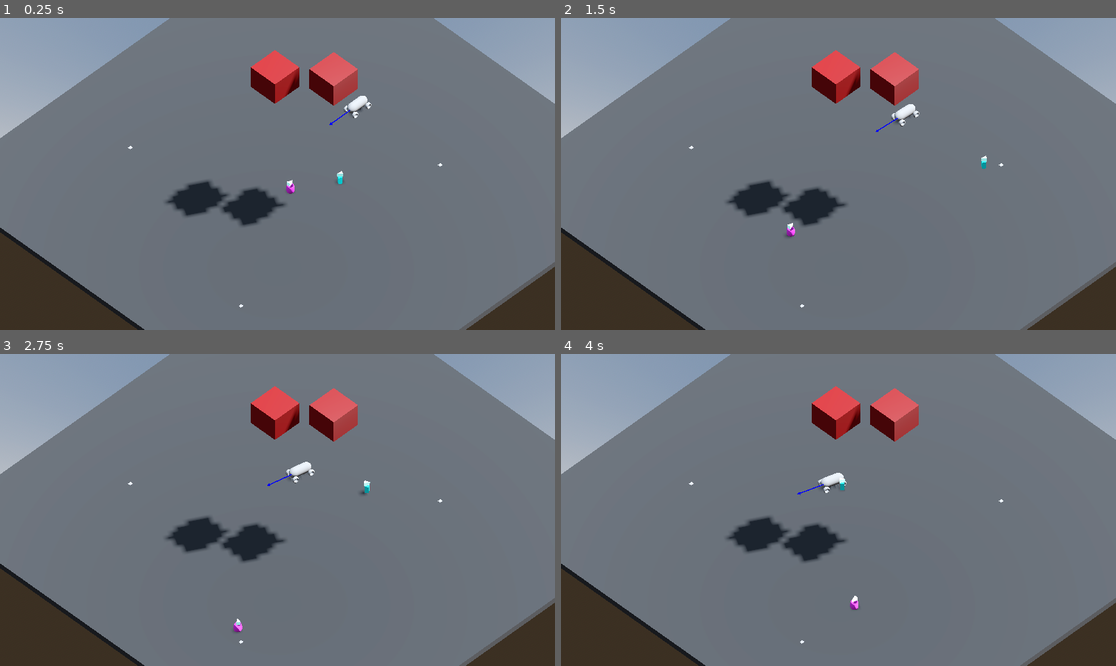
Above: before the commit, frames 1-4 (two rows, left to right).
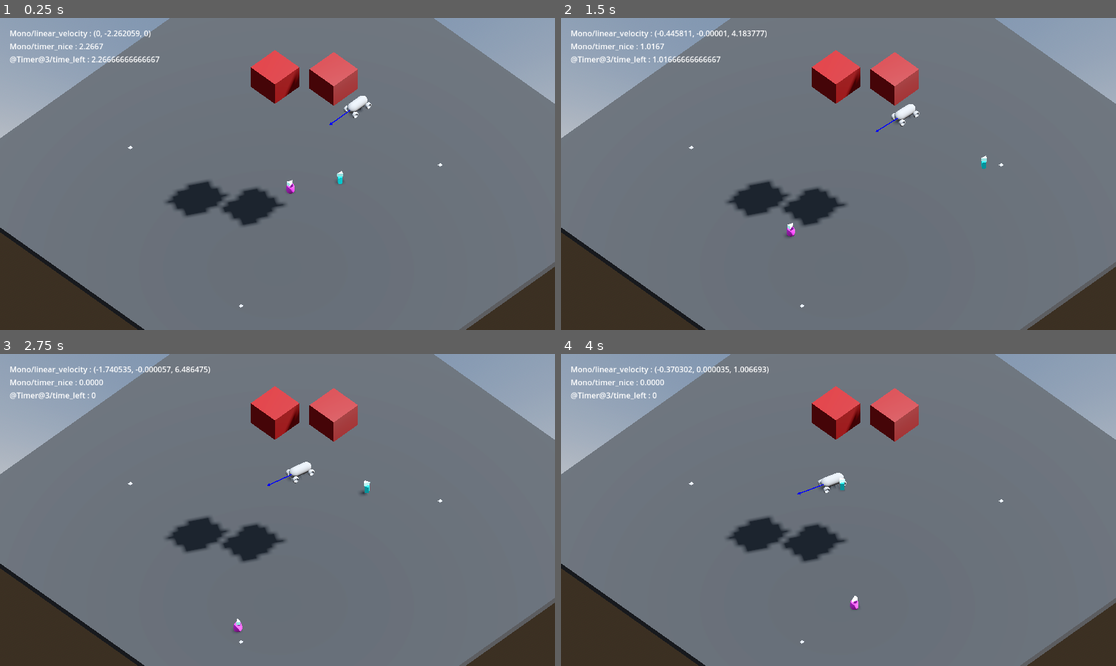
Above: after the commit, the same moments.

Repository: gparlakov/context_based_steering_test
Game: Godot game, scene res://navmesh_chhunks_demo_3d.tscn
Same seed, same stepped clock (60 frames per second), same inputs: the game is played once before the commit and once after it.
Inputs (mouse positions are in pixels of both pictures, inside the frame that each line leads up to):
- Up to frame 1 (0.25 s): no input
- Up to frame 2 (1.5 s): move the mouse to (960, 158) at 0.52 s; click (960, 158) at 0.67 s; move the mouse to (727, 189) at 1.27 s; click (727, 189) at 1.42 s
- Up to frame 3 (2.75 s): move the mouse to (333, 441) at 2.02 s; click (333, 441) at 2.17 s
- Up to frame 4 (4 s): move the mouse to (810, 572) at 2.77 s; click (810, 572) at 2.92 s; move the mouse to (1005, 556) at 3.52 s; click (1005, 556) at 3.67 s

The runs differ from the first frame. In frame 1, 0.6% of the frame differs, in the area x 1-29%, y 4-15%; in frame 2, 0.7%, in the area x 1-38%, y 4-15%; in frame 3, 0.6%; in frame 4, 0.6%.

Commit message:
add debug props

Diff:
--- a/debug_draw_3d.gd
+++ b/debug_draw_3d.gd
@@ -1,4 +1,6 @@
 extends Control
+
+@onready var propsContainer = $PropsContainer/VBoxContainer
 
 func draw_triangle(pos, dir, _size = 1.0, color = Color(0, 1, 0)):
 	var a = pos + dir * _size
@@ -8,11 +10,15 @@
 	draw_polygon(points, PackedColorArray([color]))
 
 var vectors = []  # Array to hold all registered values.
+var props = []  # An array of the tracked properties.
 
 func _process(_delta):
 	if not visible:
 		return
 	queue_redraw()
+
+	for prop in props:
+		prop.set_label()
 
 func _draw():
 	var camera = get_viewport().get_camera_3d()
@@ -22,6 +28,19 @@
 func add_vector(object, property, _scale = 1.0, width = 1.0, color = Color(0, 1, 0)):
 	vectors.append(Vector.new(object, property, _scale, width, color))
 
+## test this Property [br]
+##
+## [param display] can be one of "", "length", "round" or a Callable that returns the value already formatted
+func add_property(object, property, display = ""):
+	var label = Label.new()
+	# label.set("custom_fonts/font", load("res://debug/roboto_16.tres"))
+	propsContainer.add_child(label)
+	props.append(Property.new(object, property, label, display))
+
+func remove_property(object, property):
+	for prop in props:
+		if prop.object == object and prop.property == property:
+			props.erase(prop)
 class Vector:
 	var object: Variant # The node to follow
 	var property: Callable  # The property to draw
@@ -46,3 +65,51 @@
 			var end = camera.unproject_position(object.global_transform.origin + prop * scale)
 			debugCanvas.draw_line(start, end, color, width)
 			debugCanvas.draw_triangle(end, start.direction_to(end), width*2, color)
+
+
+enum DebugPropDisplay {
+	Plain,
+	Length,
+	Round
+}
+
+
+##
+## Create a property that will fill the [param _label] with the text of [param _object.name] [param _property]: object.property (or display is Callable => ([param display] as Callable).call()) [br]
+## @tutorial: https://example.com/tutorial
+class Property:
+
+	var num_format = "%4.2f"
+	var object  # The object being tracked.
+	var property  # The property to display (NodePath).
+	var label_ref  # A reference to the Label.
+	var display  # Display option (rounded, etc. or Callable)
+
+
+
+	func _init(_object, _property, _label, _display):
+		object = _object
+		property = _property
+		label_ref = _label
+		display = _display
+
+	func set_label():
+		# Sets the label's text.
+		var s = object.name + "/" + property + " : "
+		var p = object.get_indexed(property)
+		match typeof(display):
+			TYPE_STRING:
+				match display:
+					"":
+						s += str(p)
+					"length":
+						s += num_format % p.length()
+					"round":
+						match typeof(p):
+							TYPE_INT, TYPE_FLOAT:
+								s += num_format % p
+							TYPE_VECTOR2, TYPE_VECTOR3:
+								s += str(p.round())
+			TYPE_CALLABLE:
+				s += (display as Callable).call()
+		label_ref.text = s
--- a/mono.gd
+++ b/mono.gd
@@ -27,16 +27,19 @@
 	for i in num_rays:
 		var angle = i * 2 * PI / num_rays
 		ray_directions[i] = (transform.basis.z).rotated(Vector3.UP, angle)
-		var r = ray_directions[i]
+		# var r = ray_directions[i]
 		var color = Color(1,1,0) if i == 0 else Color(0,0,1)
 
 		debug.draw.add_vector(self, func():return transform.basis.z, 4, 2, color)
+	debug.draw.add_property(self, "linear_velocity")
 
 	# timer for engine force
 	timer = Timer.new()
 	add_child(timer)
 	timer.one_shot = true;
 	timer.start(2.5)
+	debug.draw.add_property(self, "timer_nice", func(): return "%4.4f" % timer.time_left)
+	debug.draw.add_property(timer, "time_left")
 
 
 # # Called every frame. 'delta' is the elapsed time since the previous frame.
@@ -50,7 +53,6 @@
 		ray_directions[i] = (transform.basis.z).rotated(Vector3.UP, angle)
 	engine_force = 20
 
-	print(timer.time_left)
 	if(timer.is_stopped()):
 		engine_force = 0;
 	steer_force = 2
--- a/navmesh_chhunks_demo_3d.tscn
+++ b/navmesh_chhunks_demo_3d.tscn
@@ -90,6 +90,18 @@
 offset_bottom = 40.0
 script = ExtResource("3_4627k")
 
+[node name="PropsContainer" type="MarginContainer" parent="DebugOverlay/DebugDraw3D"]
+layout_mode = 0
+offset_right = 423.0
+offset_bottom = 647.0
+theme_override_constants/margin_left = 20
+theme_override_constants/margin_top = 20
+theme_override_constants/margin_right = 20
+theme_override_constants/margin_bottom = 20
+
+[node name="VBoxContainer" type="VBoxContainer" parent="DebugOverlay/DebugDraw3D/PropsContainer"]
+layout_mode = 2
+
 [node name="Camera3D" type="Camera3D" parent="."]
 transform = Transform3D(0.707107, -0.5, 0.5, 0, 0.707107, 0.707107, -0.707107, -0.5, 0.5, 10, 20, 15)
 projection = 1
